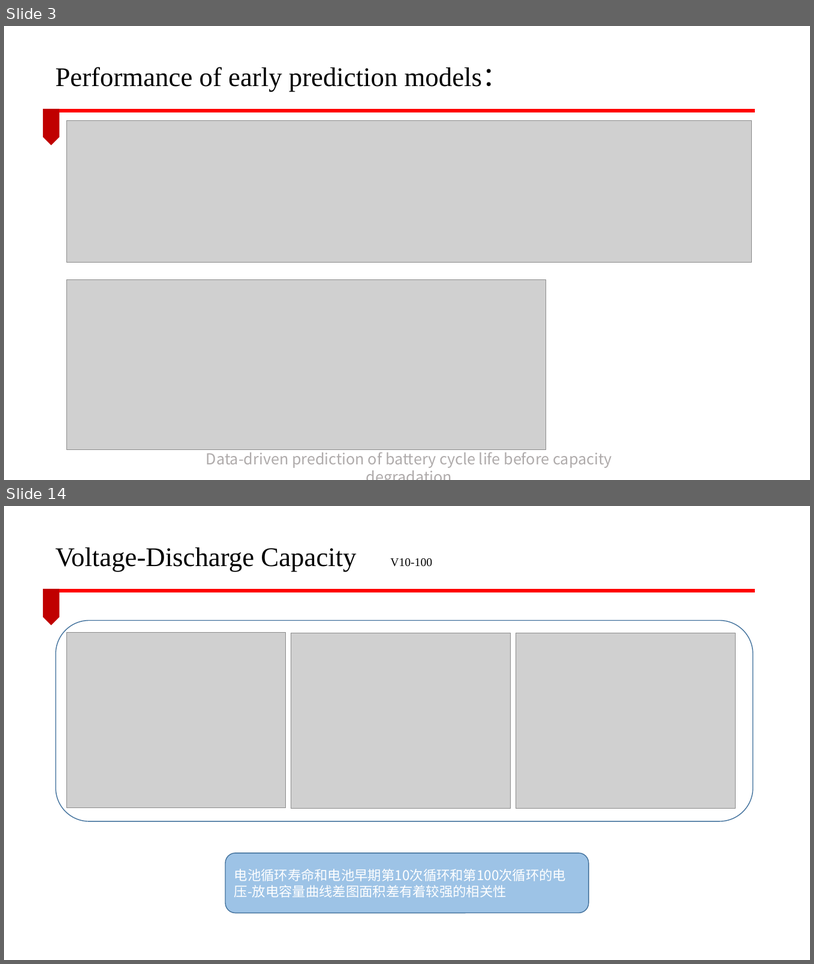
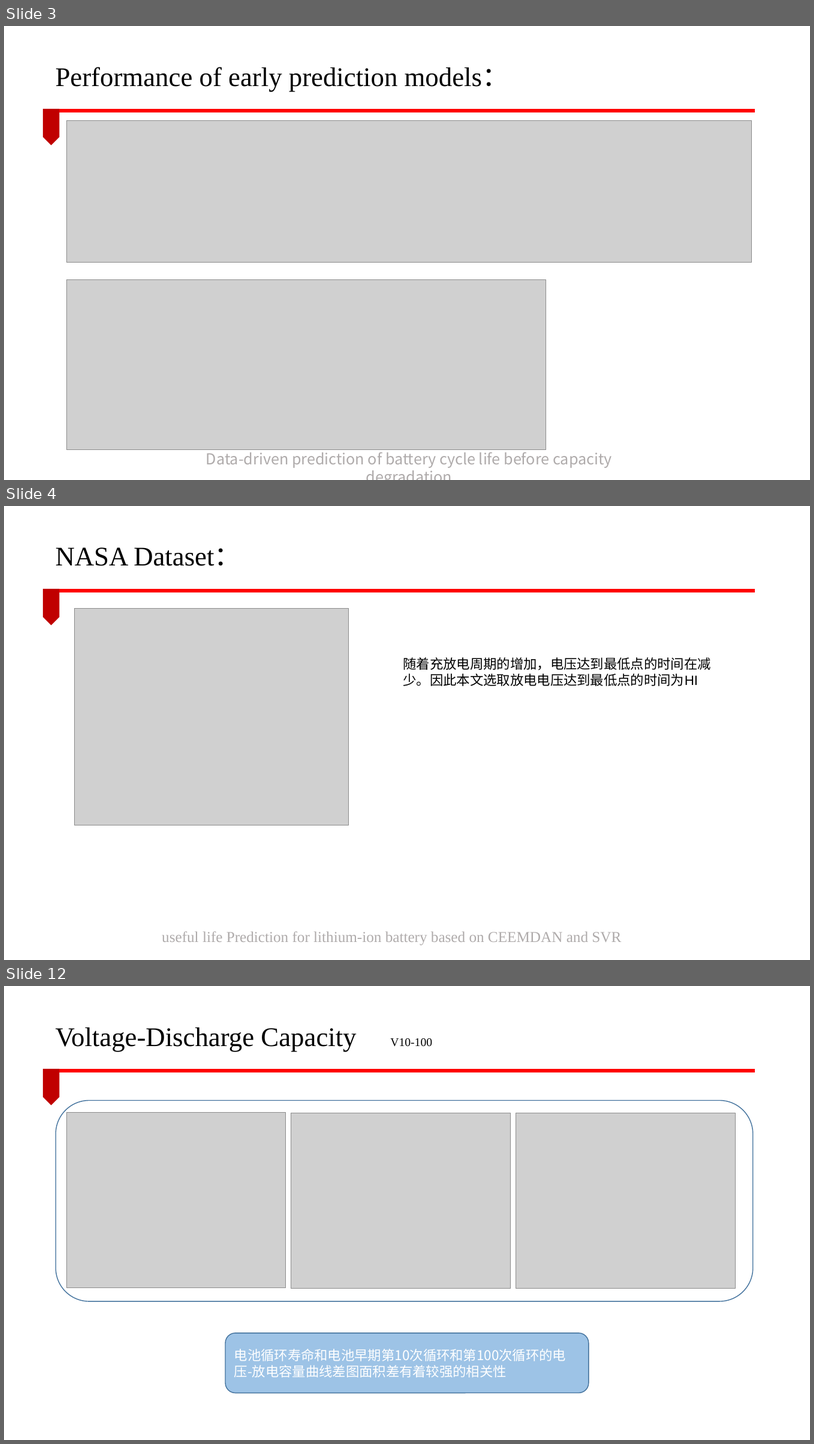
Before and after one commit to lucking666/sys, a slide deck: 卢老师论文汇报/CEEMDAN汇报.pptx. Shown one above the other, each under a label of ours: slides 3 and 14 before the commit, slides 3, 4 and 12 after it; the slides between them are not shown. The pictures are 814x964 and 814x1444 pixels, drawn with LibreOffice and Linux fonts; fonts in the diff are those of the drawing; grey boxes stand for pictures; background and template pictures are left out. Boxes give left, top, right and bottom in pixels: in the first picture for what was removed or moved away, otherwise in the second. Text is boxed around its words. In the diff, an @@ line names an element or a change of style, - is before the commit and + after.

```diff
--- a/卢老师论文汇报/CEEMDAN汇报.pptx
+++ b/卢老师论文汇报/CEEMDAN汇报.pptx
@@ slide 4 added at <box>4,506,810,960</box>, background #FFFFFF; not listed: 2 template elements that a slide beside it also shows @@
@@ text added at <box>56,547,241,566</box>, 32 pt, text #000000 @@
+NASA Dataset：
@@ picture added at <box>75,608,349,825</box> @@
@@ text added at <box>404,657,711,686</box>, 16 pt, text #000000 @@
+随着充放电周期的增加，电压达到最低点的时间在减少。因此本文选取放电电压达到最低点的时间为HI
@@ text added at <box>162,931,621,945</box>, 18 pt, text #AFABAB @@
+useful life Prediction for lithium-ion battery based on CEEMDAN and SVR
@@ what was slide 14 is now slide 12 @@
```
Also in this commit, not shown: 3 slides changed, 1 other slide added, 4 slides removed, 2 other files.
